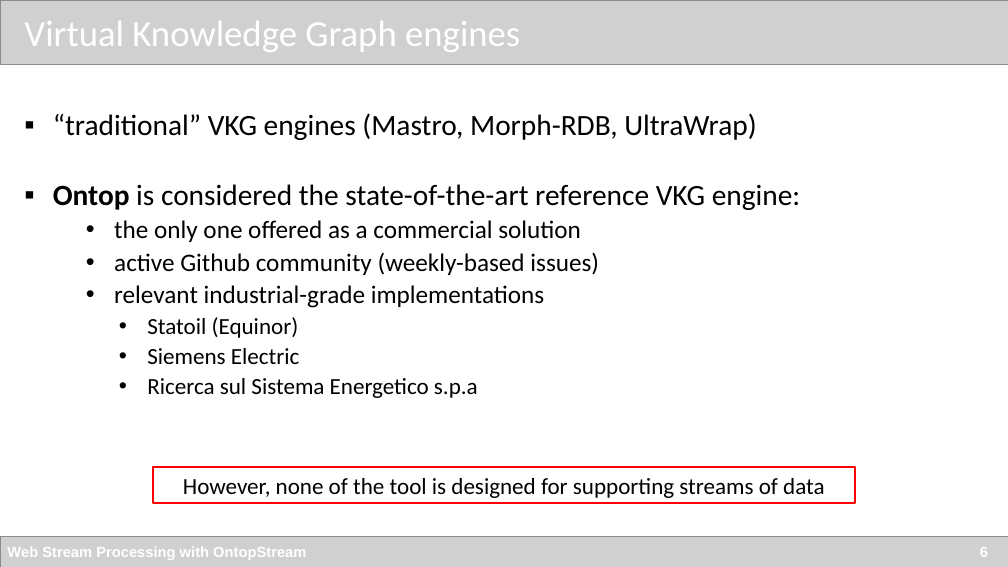
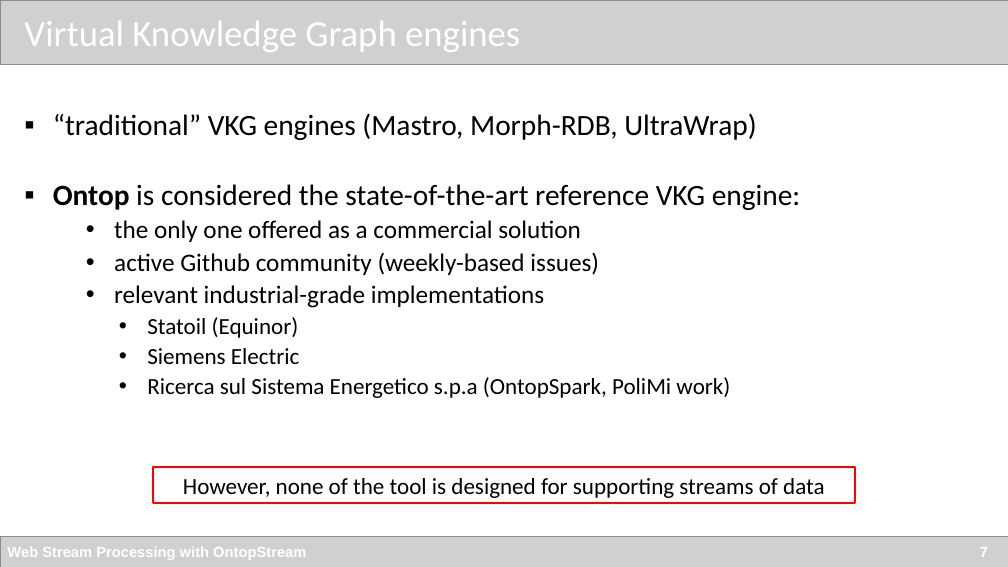
Before and after one commit to chimera-suite/OntopStream-TheWebConf2022Tutorial, a slide deck: slide 7 of Tutorial_WebConf.pptx (slide 6 before the commit). Drawn at 1008x567 pixels with LibreOffice and Linux fonts; fonts in the diff are those of the drawing; grey boxes stand for pictures. Boxes give left, top, right and bottom in pixels: in the first picture for what was removed or moved away, otherwise in the second. Text is boxed around its words. In the diff, an @@ line names an element or a change of style, - is before the commit and + after.

```diff
--- a/Tutorial_WebConf.pptx
+++ b/Tutorial_WebConf.pptx
@@ text at bbox=[147, 377, 730, 398]: text changed @@
-    • Ricerca sul Sistema Energetico s.p.a
+    • Ricerca sul Sistema Energetico s.p.a (OntopSpark, PoliMi work)
@@ text at bbox=[7, 547, 988, 560]: text changed @@
-Web Stream Processing with OntopStream 6
+Web Stream Processing with OntopStream 7
```
Also in this commit, not shown: 8 other slides changed, 14 slides added, 1 other file.
